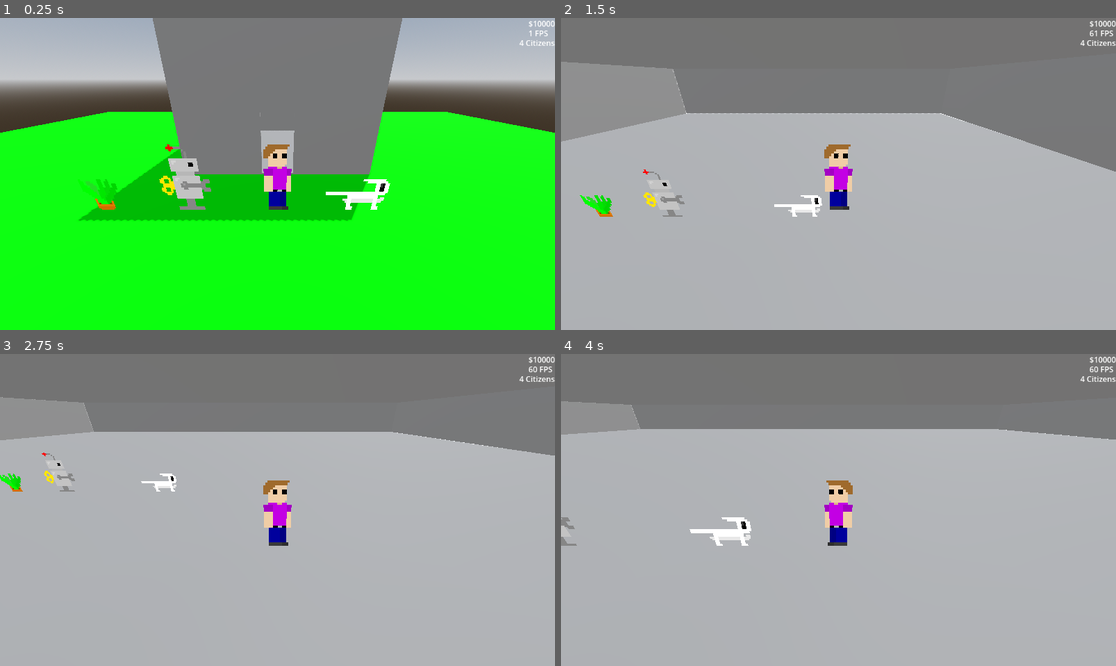
Above: before the commit, frames 1-4 (two rows, left to right).
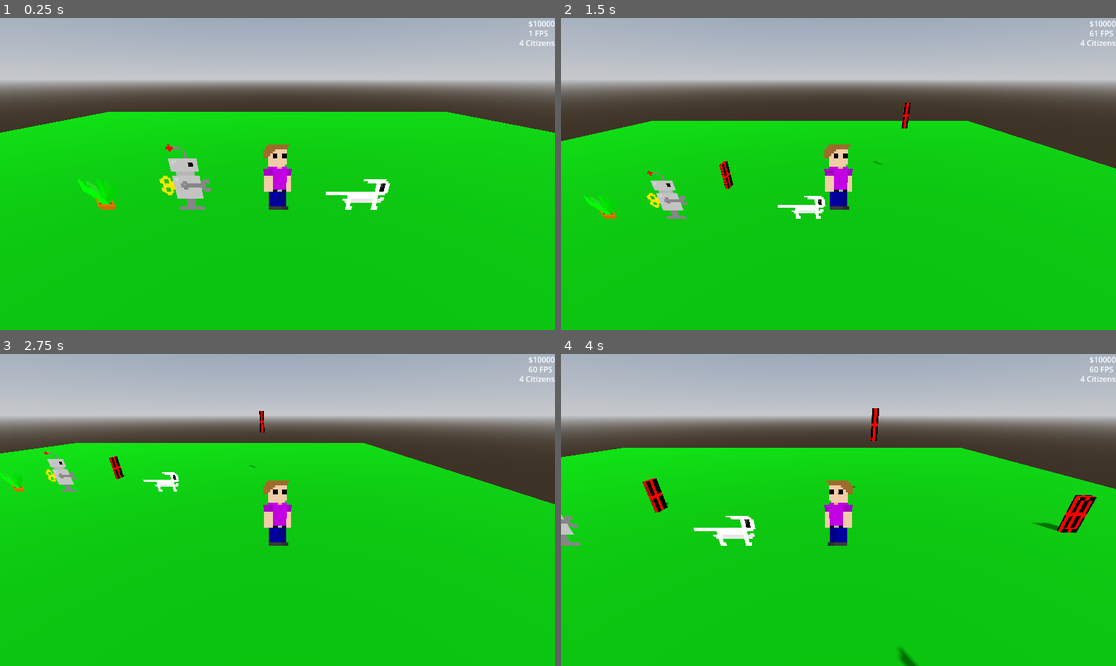
Above: after the commit, the same moments.

Repository: Jcodefox/ProjectCommonGround
Game: Godot game, scene res://scenes/world_3d.tscn
The game is run twice, just before and just after one commit, with the same random seed, the same clock (stepped at 60 frames per second) and the same inputs.
Inputs (mouse positions are in pixels of both pictures, inside the frame that each line leads up to):
- Up to frame 1 (0.25 s): no input
- Up to frame 2 (1.5 s): move the mouse to (960, 158) at 0.52 s; hold D (right) 0.53-1.28 s; right-click (960, 158) at 0.6 s; click (960, 158) at 0.67 s; tap Space (jump) at 0.77 s; tap Mouse wheel down (scroll_down, bound only after the commit) at 0.8, 1.35 s; move the mouse to (727, 189) at 1.27 s; hold S (down) from 1.28 s (still down); click (727, 189) at 1.42 s
- Up to frame 3 (2.75 s): tap Space (jump) at 1.52 s; tap Mouse wheel up (scroll_up, bound only after the commit) at 1.55, 2.1 s; move the mouse to (333, 441) at 2.02 s; release S (down) at 2.03 s; hold D (right) from 2.03 s (still down); click (333, 441) at 2.17 s; right-click (333, 441) at 2.3 s
- Up to frame 4 (4 s): move the mouse to (810, 572) at 2.77 s; release D (right) at 2.78 s; hold W (up) 2.78-3.53 s; right-click (810, 572) at 2.85 s; click (810, 572) at 2.92 s; tap Space (jump) at 3.02, 3.77 s; tap Mouse wheel down (scroll_down, bound only after the commit) at 3.05, 3.6 s; move the mouse to (1005, 556) at 3.52 s; hold A (left) from 3.53 s (still down); click (1005, 556) at 3.67 s; tap Mouse wheel up (scroll_up, bound only after the commit) at 3.8 s

The runs differ from the first frame. In frame 1, 72% of the frame differs, in the area x 0-100%, y 0-100%; in frame 2, 97%; in frame 3, 97%; in frame 4, 97%.

Commit message:
Lots of work on building placement. Code is messy though.

Diff:
--- a/project.godot
+++ b/project.godot
@@ -71,6 +71,16 @@
 , Object(InputEventJoypadButton,"resource_local_to_scene":false,"resource_name":"","device":-1,"button_index":0,"pressure":0.0,"pressed":true,"script":null)
 ]
 }
+scroll_up={
+"deadzone": 0.5,
+"events": [Object(InputEventMouseButton,"resource_local_to_scene":false,"resource_name":"","device":-1,"window_id":0,"alt_pressed":false,"shift_pressed":false,"ctrl_pressed":false,"meta_pressed":false,"button_mask":0,"position":Vector2(0, 0),"global_position":Vector2(0, 0),"factor":1.0,"button_index":4,"canceled":false,"pressed":false,"double_click":false,"script":null)
+]
+}
+scroll_down={
+"deadzone": 0.5,
+"events": [Object(InputEventMouseButton,"resource_local_to_scene":false,"resource_name":"","device":-1,"window_id":0,"alt_pressed":false,"shift_pressed":false,"ctrl_pressed":false,"meta_pressed":false,"button_mask":0,"position":Vector2(0, 0),"global_position":Vector2(0, 0),"factor":1.0,"button_index":5,"canceled":false,"pressed":false,"double_click":false,"script":null)
+]
+}
 
 [input_devices]
 
--- a/scenes/world_3d.tscn
+++ b/scenes/world_3d.tscn
@@ -20,7 +20,7 @@
 tonemap_mode = 2
 
 [sub_resource type="StandardMaterial3D" id="StandardMaterial3D_lxt0f"]
-albedo_color = Color(0, 0.607843, 0, 1)
+albedo_color = Color(0, 0.384314, 0, 1)
 metallic_specular = 0.25
 
 [sub_resource type="CapsuleShape3D" id="CapsuleShape3D_m0r6p"]
@@ -43,19 +43,46 @@
 radius = 0.2
 height = 0.8
 
+[sub_resource type="Gradient" id="Gradient_e0hen"]
+interpolation_mode = 1
+offsets = PackedFloat32Array(0, 0.911111)
+colors = PackedColorArray(0, 0, 0, 1, 1, 0, 0, 1)
+
+[sub_resource type="GradientTexture2D" id="GradientTexture2D_7cvx5"]
+gradient = SubResource("Gradient_e0hen")
+width = 256
+height = 256
+fill = 2
+fill_from = Vector2(0.5, 0.5)
+fill_to = Vector2(0, 0)
+repeat = 2
+
+[sub_resource type="StandardMaterial3D" id="StandardMaterial3D_alqwv"]
+albedo_texture = SubResource("GradientTexture2D_7cvx5")
+metallic_specular = 0.0
+emission_enabled = true
+emission_texture = SubResource("GradientTexture2D_7cvx5")
+uv1_triplanar = true
+texture_filter = 2
+
+[sub_resource type="BoxShape3D" id="BoxShape3D_q3bje"]
+size = Vector3(5, 0.01, 5)
+
 [node name="Node3D" type="Node3D"]
 
 [node name="WorldEnvironment" type="WorldEnvironment" parent="."]
 environment = SubResource("Environment_6hmly")
 
 [node name="DirectionalLight3D" type="DirectionalLight3D" parent="."]
-transform = Transform3D(-0.866023, -0.433016, 0.250001, 0, 0.499998, 0.866027, -0.500003, 0.749999, -0.43301, 0, 0, 0)
+transform = Transform3D(0.837902, -0.472695, 0.272909, 1.47563e-08, 0.499998, 0.866027, -0.545821, -0.725645, 0.418949, 0, 0, 0)
 shadow_enabled = true
 shadow_opacity = 0.9
 
 [node name="CSGBox3D" type="CSGBox3D" parent="."]
 transform = Transform3D(1, 0, 0, 0, 1, 0, 0, 0, 1, 0, -0.5, 0)
 use_collision = true
+collision_layer = 3
+collision_mask = 3
 size = Vector3(32, 1, 32)
 material = SubResource("StandardMaterial3D_lxt0f")
 
@@ -145,14 +172,14 @@
 visible = false
 layout_mode = 2
 
-[node name="CharacterBody3D" type="CharacterBody3D" parent="."]
+[node name="Player" type="CharacterBody3D" parent="."]
 transform = Transform3D(1, 0, 0, 0, 1, 0, 0, 0, 1, 0, 0.801646, 0)
 script = ExtResource("1_5d7m1")
 
-[node name="CollisionShape3D" type="CollisionShape3D" parent="CharacterBody3D"]
+[node name="CollisionShape3D" type="CollisionShape3D" parent="Player"]
 shape = SubResource("CapsuleShape3D_m0r6p")
 
-[node name="Sprite3D" type="Sprite3D" parent="CharacterBody3D"]
+[node name="Sprite3D" type="Sprite3D" parent="Player"]
 pixel_size = 0.05
 billboard = 2
 texture_filter = 0
@@ -160,10 +187,10 @@
 region_enabled = true
 region_rect = Rect2(0, 0, 32, 32)
 
-[node name="Camera3D" type="Camera3D" parent="CharacterBody3D"]
+[node name="Camera3D" type="Camera3D" parent="Player"]
 transform = Transform3D(1, 0, 0, 0, 0.906308, 0.422618, 0, -0.422618, 0.906308, 0, 2, 4)
 
-[node name="Decal" type="Decal" parent="CharacterBody3D"]
+[node name="Decal" type="Decal" parent="Player"]
 transform = Transform3D(1, 0, 0, 0, 1, 0, 0, 0, 1, 0, -1.79, 0)
 size = Vector3(1, 2, 1)
 texture_albedo = SubResource("GradientTexture2D_5585g")
@@ -211,39 +238,47 @@
 texture_albedo = SubResource("GradientTexture2D_5585g")
 upper_fade = 0.01
 
-[node name="CharacterBody3D4" type="CharacterBody3D" parent="."]
+[node name="Plant" type="CharacterBody3D" parent="."]
 transform = Transform3D(1, 0, 0, 0, 1, 0, 0, 0, 1, -4, 0.4, 0)
 
-[node name="CollisionShape3D" type="CollisionShape3D" parent="CharacterBody3D4"]
+[node name="CollisionShape3D" type="CollisionShape3D" parent="Plant"]
 shape = SubResource("CapsuleShape3D_ippaq")
 
-[node name="Sprite3D" type="Sprite3D" parent="CharacterBody3D4"]
+[node name="Sprite3D" type="Sprite3D" parent="Plant"]
 pixel_size = 0.05
 billboard = 2
 texture_filter = 0
 texture = ExtResource("3_3g480")
 
-[node name="Decal" type="Decal" parent="CharacterBody3D4"]
+[node name="Decal" type="Decal" parent="Plant"]
 transform = Transform3D(1, 0, 0, 0, 1, 0, 0, 0, 1, 0, -1.38835, 0)
 size = Vector3(1, 2, 1)
 texture_albedo = SubResource("GradientTexture2D_5585g")
 upper_fade = 0.01
 
 [node name="Building" type="CSGCombiner3D" parent="."]
-transform = Transform3D(1, 0, 0, 0, 1, 0, 0, 0, 1, 0, -0.05, -5)
-use_collision = true
+transform = Transform3D(1, 0, 0, 0, 1, 0, 0, 0, 1, 0, 1.5, 0)
+material_override = SubResource("StandardMaterial3D_alqwv")
+collision_layer = 11
+collision_mask = 11
 script = ExtResource("4_qvm6t")
 
 [node name="CSGBox3D" type="CSGBox3D" parent="Building"]
-transform = Transform3D(1, 0, 0, 0, 1, 0, 0, 0, 1, 0, 2.5, 0)
-size = Vector3(1, 5, 1)
+size = Vector3(1, 3, 1)
 
 [node name="CSGBox3D2" type="CSGBox3D" parent="Building"]
-transform = Transform3D(1, 0, 0, 0, 1, 0, 0, 0, 1, 0, 2.5, 0)
 operation = 2
 size = Vector3(0.9, 4.8, 0.9)
 
 [node name="Door" type="CSGBox3D" parent="Building"]
-transform = Transform3D(1, 0, 0, 0, 1, 0, 0, 0, 1, 0, 1.1, 0.5)
+transform = Transform3D(1, 0, 0, 0, 1, 0, 0, 0, 1, 0, -0.4, 0.5)
 operation = 2
 size = Vector3(1, 2, 0.1)
+
+[node name="PlacementArea" type="Area3D" parent="Building"]
+collision_layer = 4
+collision_mask = 4
+
+[node name="CollisionShape3D" type="CollisionShape3D" parent="Building/PlacementArea"]
+transform = Transform3D(1, 0, 0, 0, 1, 0, 0, 0, 1, 0, 0.01, 0)
+shape = SubResource("BoxShape3D_q3bje")
--- a/scripts/building.gd
+++ b/scripts/building.gd
@@ -1,15 +1,67 @@
 extends CSGShape3D
 
-@onready var original_size: Vector3 = $CSGBox3D.size
-var time: float = 0
+var is_placeholder: bool = true
+var height: float = 3.0
+var mouse_down_pos: Vector3 = Vector3.ZERO
+var was_mouse_pressed: bool = false
 
 # Called when the node enters the scene tree for the first time.
 func _ready():
-	pass # Replace with function body.
+	visible = not is_placeholder
 
 # Called every frame. 'delta' is the elapsed time since the previous frame.
 func _physics_process(delta):
-	time += delta
-	$CSGBox3D.size = original_size + Vector3(1, 0, 1) * abs(sin(time * 0.1)) * 200
-	$CSGBox3D2.size = $CSGBox3D.size - Vector3(0.1, 0.2, 0.1)
-	$Door.position.z = $CSGBox3D.size.z / 2
+	if not is_placeholder:
+		if Input.is_action_just_pressed("dig"):
+			var result := raycast(was_mouse_pressed, 8)
+			if result.has("collider"):
+				result["collider"].queue_free()
+		return
+	if Input.is_action_just_pressed("scroll_up"):
+		height += 1.0
+	if Input.is_action_just_pressed("scroll_down"):
+		height -= 1.0
+		height = max(height, 1.0)
+	if Input.is_mouse_button_pressed(MOUSE_BUTTON_LEFT):
+		visible = true
+		var result := raycast(was_mouse_pressed, 4 if was_mouse_pressed else 2)
+		if result.has("position"):
+			if not was_mouse_pressed:
+				mouse_down_pos = result["position"]
+			var corner_a: Vector3 = mouse_down_pos
+			var corner_b: Vector3 = result["position"]
+			corner_a.y = 0.0
+			corner_b.y = 0.0
+			$CSGBox3D.size = abs(corner_b - corner_a) * Vector3(1, 0, 1)
+			position.x = (corner_a.x + corner_b.x) * 0.5
+			position.z = (corner_a.z + corner_b.z) * 0.5
+			$CSGBox3D.size += Vector3(0, height, 0)
+			$CSGBox3D2.size = $CSGBox3D.size - Vector3(0.1, 0.2, 0.1)
+			$Door.position.y = -$CSGBox3D.size.y * 0.5 + $Door.size.y * 0.5
+			$Door.position.z = $CSGBox3D.size.z * 0.5
+			position.y = abs(mouse_down_pos.y + $CSGBox3D.size.y * 0.5)
+			$PlacementArea.global_position.y = mouse_down_pos.y
+			$PlacementArea/CollisionShape3D.shape.size = abs(Vector3($CSGBox3D.size.x * 2, 0.01, $CSGBox3D.size.z * 2)) + Vector3(10.0, 0.0, 10.0)
+		was_mouse_pressed = true
+	else:
+		if was_mouse_pressed:
+			var new_building := duplicate(7)
+			new_building.use_collision = true
+			new_building.get_node("PlacementArea").queue_free()
+			new_building.is_placeholder = false
+			get_parent().add_child(new_building)
+			visible = false
+		was_mouse_pressed = false
+
+func raycast(collide_with_areas: bool, mask: int) -> Dictionary:
+	var camera: Camera3D = get_viewport().get_camera_3d()
+	var mouse_pos: Vector2 = get_viewport().get_mouse_position()
+	var ray_normal: Vector3 = camera.project_ray_normal(mouse_pos)
+	var ray_origin: Vector3 = camera.project_ray_origin(mouse_pos)
+	var space: PhysicsDirectSpaceState3D = get_world_3d().direct_space_state
+	var ray_parameters: PhysicsRayQueryParameters3D = PhysicsRayQueryParameters3D.new()
+	ray_parameters.from = ray_origin
+	ray_parameters.to = ray_origin + ray_normal * 100
+	ray_parameters.collide_with_areas = collide_with_areas
+	ray_parameters.collision_mask = mask
+	return space.intersect_ray(ray_parameters)
Not shown: 1 places in scenes/world_3d.tscn that only renumber resources
